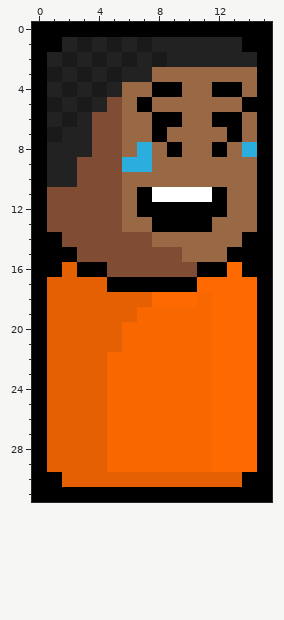
A pixel-art sprite gets an edit: assets/textures/player/skins/playerrainer.png. This is how it looked before the edit.
The file is 16x32 pixels.
Now the later version:
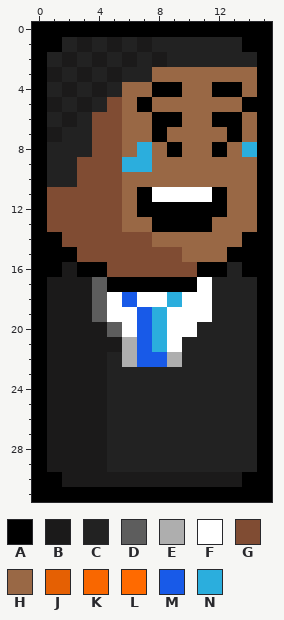
Palette (. is transparent): A #000000  B #1b1a1a  C #222222  D #5d5d5d  E #aeaeae  F #ffffff  G #804c33  H #996845  J #e56003  K #f96700  L #ff6a00  M #185ae8  N #2baedd
The exact change:
{"y":16,"x":2,"old":"J","new":"B"}
{"y":16,"x":13,"old":"L","new":"C"}
{"y":17,"x":1,"old":"JJJJ","new":"BBBD"}
{"y":17,"x":11,"old":"LLLL","new":"FCCC"}
{"y":18,"x":1,"old":"JJJJJJJLLLKLLL","new":"BBBDFMFFNFFCCC"}
{"y":19,"x":1,"old":"JJJJJJKKKKKLLL","new":"BBBDFFMNFFFCCC"}
{"y":20,"x":1,"old":"JJJJJKKKKKKLLL","new":"BBBBDFMNFFCCCC"}
{"y":21,"x":1,"old":"JJJJJKKKKKKLLL","new":"BBBBBEMNFCCCCC"}
{"y":22,"x":1,"old":"JJJJKKKKKKKLLL","new":"BBBBCEMMECCCCC"}
{"y":23,"x":1,"old":"JJJJKKKKKKKLLL","new":"BBBBCCCCCCCCCC"}
{"y":24,"x":1,"old":"JJJJKKKKKKKLLL","new":"BBBBCCCCCCCCCC"}
{"y":25,"x":1,"old":"JJJJKKKKKKKLLL","new":"BBBBCCCCCCCCCC"}
{"y":26,"x":1,"old":"JJJJKKKKKKKLLL","new":"BBBBCCCCCCCCCC"}
{"y":27,"x":1,"old":"JJJJKKKKKKKLLL","new":"BBBBCCCCCCCCCC"}
{"y":28,"x":1,"old":"JJJJKKKKKKKLLL","new":"BBBBCCCCCCCCCC"}
{"y":29,"x":1,"old":"JJJJKKKKKKKLLL","new":"BBBBCCCCCCCCCC"}
{"y":30,"x":2,"old":"JJJJJJJJJJJJ","new":"BBBBBBBBBBBB"}
{"label":"changed","picture_box":[47,262,257,487]}
